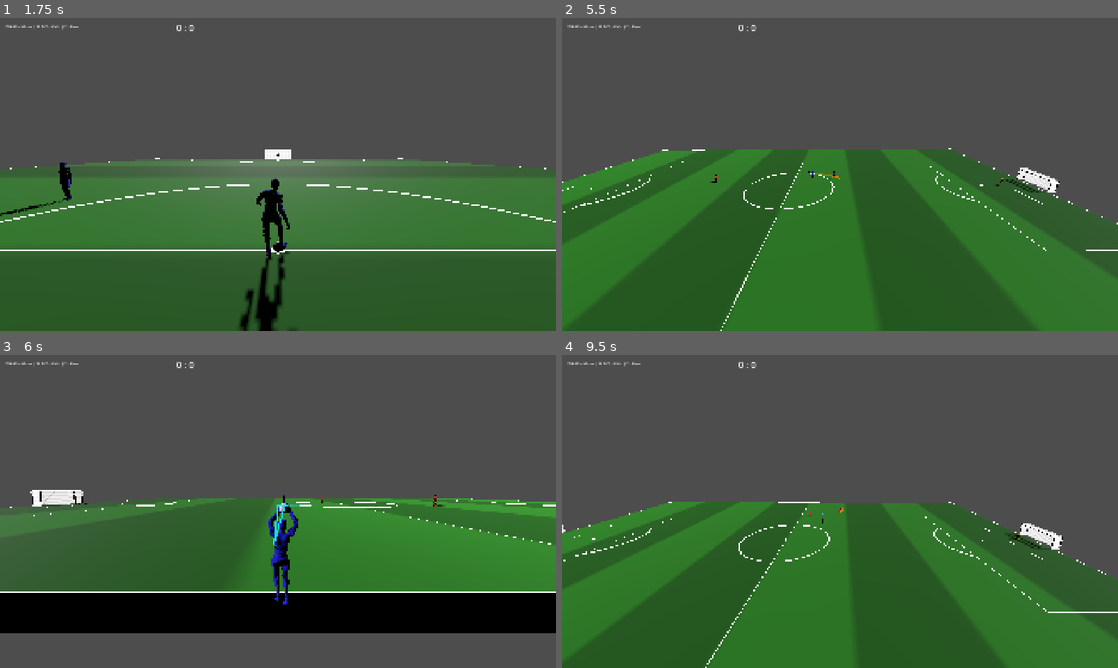
Above: before the commit, frames 1-4 (two rows, left to right).
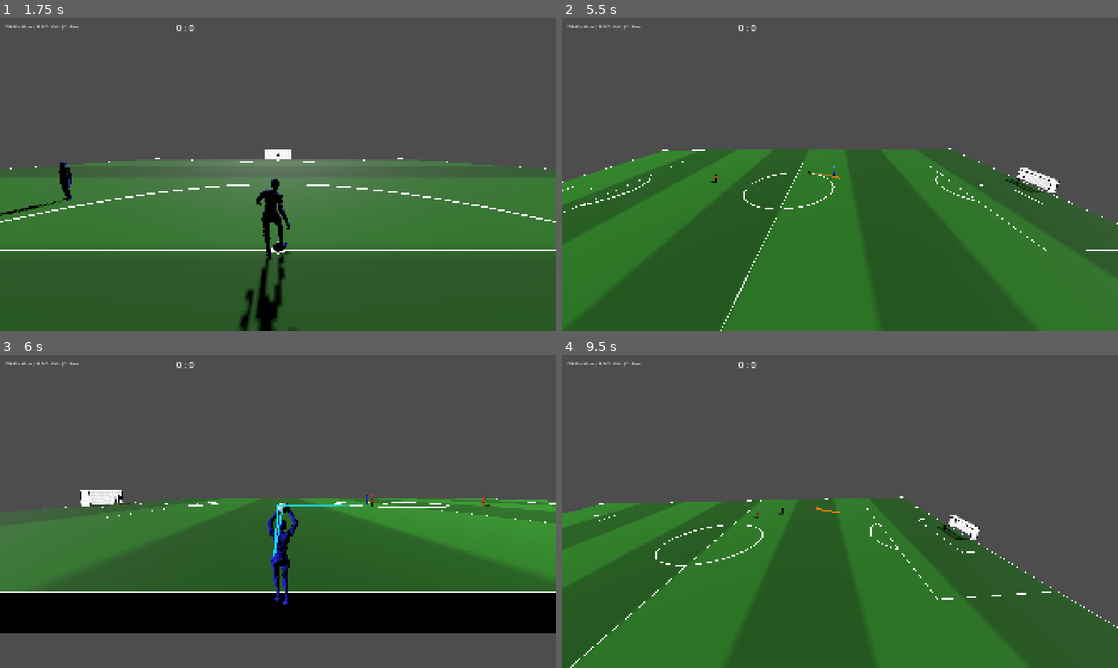
Above: after the commit, the same moments.

Repository: Churikov0112/open_football
Game: Godot game, scene res://scenes/main_menu.tscn
The game is run twice, just before and just after one commit, with the same random seed, the same clock (stepped at 60 frames per second) and the same inputs.
Inputs (mouse positions are in pixels of both pictures, inside the frame that each line leads up to):
- Up to frame 1 (1.75 s): click "Start Match" at 0.5 s; tap Enter at 1.25 s; move the mouse to (250, 237) at 1.27 s; hold Up (move_forward) from 1.28 s (still down); hold D (kick) from 1.28 s (still down); click (250, 237) at 1.42 s; tap X (pass_short) at 1.55 s
- Up to frame 2 (5.5 s): release Up (move_forward) at 2 s; release D (kick) at 2 s; drag from (1006, 221) to (812, 237) at 2.02 s; move the mouse to (673, 127) at 2.77 s; hold L (foot_left) 2.78-3.5 s; tap 1 (camera_broadcast) at 2.85 s; tap X (pass_short) at 3.05, 4.55 s; drag from (867, 174) to (673, 127) at 3.52 s; tap Space at 4.25 s; move the mouse to (756, 96) at 4.27 s; hold Down (move_back) 4.28-5 s; hold E (combo_curl) 4.28-5 s; drag from (962, 158) to (756, 96) at 5.02 s
- Up to frame 3 (6 s): move the mouse to (166, 527) at 5.77 s; hold Up (move_forward) from 5.78 s (still down); tap T (corner_call) at 5.85 s; click (166, 527) at 5.92 s
- Up to frame 4 (9.5 s): tap X (pass_short) at 6.05, 7.55, 9.05 s; release Up (move_forward) at 6.5 s; drag from (895, 442) to (728, 527) at 6.52 s; move the mouse to (812, 574) at 7.27 s; hold R (foot_right) 7.28-8 s; tap B (keeper_clear_directed) at 7.35 s; drag from (1006, 558) to (812, 574) at 8.02 s; move the mouse to (673, 464) at 8.77 s; hold Down (move_back) from 8.78 s (still down); tap H (keeper_hand) at 8.85 s

Frame 1 is identical in both runs. In frame 2, less than 0.1% of the frame differs, in the area x 44-83%, y 47-54%; in frame 3, 17%; in frame 4, 43%, in the area x 0-100%, y 45-100%.

Commit message:
@ fix(keeper): пас на вратаря наводится/долетает но не отдаёт управление; вратарь не ныряет за пасом своих
Два регресса прошлого раунда:
1. Пас на A/вратаря "не давался": исключение вратаря из ActionExecutor._team_arrays убирало его
   из авто-аима — лоб летел не в него, а на charge-дистанцию. Откатил исключение (вратарь снова
   валидная ЦЕЛЬ, мяч наводится и долетает), а управление гейчу в fire_pass: получатель role_gk
   → controlled_player НЕ меняем (и begin_receiving/receive-assist пропускаем). Вратарь остаётся
   ИИ, сам бежит на мяч → OUTFIELD → авто-свап делает его controlled уже с мячом у ног.
2. Kickoff-дайв вернулся: детект удара в _position не проверял _is_own_backpass, и кикофф-пас
   назад (флаг note_pass_from) трактовался как удар (выход+нырок), т.к. дальний мяч (~50м) не
   проходил гейт близости backpass-блока. Теперь _is_own_backpass гейтит И danger (не выходит
   навстречу своему пасу), И сейв-реакцию (не реагирует/не ныряет). Сбор в ноги — когда мяч
   войдёт в радиус KEEPER_BACKPASS_COLLECT_RANGE.

Тест check_keeper_not_pass_target переписан под новый инвариант (fire_pass на вратаря не отдаёт
управление). Тесты not_pass_target/action_executor/backpass_outfield/backpass_loose/no_rush
зелёные; baseline чист.

Co-Authored-By: Claude Opus 4.8 <noreply@anthropic.com>
@

Diff:
--- a/scripts/ai/keeper_ai.gd
+++ b/scripts/ai/keeper_ai.gd
@@ -256,8 +256,10 @@
 		# (danger=0) — центр вратарской; выход навстречу — ТОЛЬКО против реального удара в створ,
 		# тем дальше, чем ближе мяч (danger растёт по близости). Без угрозы (пас своих/дриблинг
 		# рядом с боксом) вратарь НЕ рвётся вперёд — сидит на базовой глубине под углом на мяч.
+		# danger>0 (выход навстречу) — только на РЕАЛЬНУЮ угрозу. Пас/скидка/вынос СВОИХ (бэк-пас,
+		# в т.ч. кикофф-пас назад) — НЕ угроза: danger=0, вратарь остаётся на базовой глубине.
 		var danger := 0.0
-		if ball.is_flight() and _heading_at_goal():
+		if ball.is_flight() and _heading_at_goal() and not _is_own_backpass():
 			var dz_ball := absf(ball.global_position.z - goal_line_z)
 			danger = clampf(1.0 - dz_ball / FootballConstants.KEEPER_ALERT_DIST, 0.0, 1.0)
 		target = KeeperLogic.angle_position(ball.global_position, ball.linear_velocity, goal_line_z,
@@ -280,6 +282,12 @@
 	# shot_intercept для улетающего мяча вырождается в позицию мяча, is_on_target ложно даёт
 	# «в створе», и вратарь мгновенно ловит СВОЙ вынос обратно (петля ловля→вынос→ловля).
 	if not _heading_at_goal():
+		_reacting = false
+		return
+	# Пас/скидка/вынос СВОИХ (бэк-пас, кикофф-пас назад и т.п.) — это НЕ удар: НЕ реагируем сейв-
+	# рефлексом (никаких выходов навстречу и нырков за мячом своих). Сбор в ноги — отдельным
+	# путём (backpass-блок в _physics_process, когда мяч подойдёт в радиус KEEPER_BACKPASS_COLLECT_RANGE).
+	if _is_own_backpass():
 		_reacting = false
 		return
 	# Мяч уже пересёк линию (за спиной вратаря, в сетке) — не реагируем: иначе вратарь ловит
--- a/scripts/match/action_executor.gd
+++ b/scripts/match/action_executor.gd
@@ -172,17 +172,15 @@
 
 
 ## Позиции/скорости/узлы группы в параллельных массивах (индекс общий). Исключает except_node.
-## Вратарь (role_gk) исключён: авто-аим паса НЕ выбирает его получателем (иначе управление
-## отдавалось бы ему в полёте, и он стоял бы в воротах, пока мяч закатывается) — пас «на вратаря»
-## летит как помеченный бэк-пас, и вратарь-ИИ сам бежит на мяч, принимает в ноги → OUTFIELD, и
-## лишь ТОГДА авто-свап делает его controlled. Для перехвата соперником вратарь тоже не кандидат.
+## Вратарь ОСТАЁТСЯ кандидатом (мяч наводится и долетает до него) — но пас на вратаря НЕ отдаёт
+## ему управление в полёте (см. гейт role_gk в fire_pass): он остаётся ИИ, сам бежит на мяч,
+## принимает в ноги → OUTFIELD, и лишь ТОГДА авто-свап делает его controlled.
 func _team_arrays(group: StringName, except_node: Node) -> Dictionary:
 	var positions := PackedVector3Array()
 	var velocities := PackedVector3Array()
 	var nodes: Array[Node3D] = []
 	for n in get_tree().get_nodes_in_group(group):
-		if n == except_node or not (n is CharacterBody3D) or not is_instance_valid(n) \
-				or n.is_in_group("role_gk"):
+		if n == except_node or not (n is CharacterBody3D) or not is_instance_valid(n):
 			continue
 		positions.append(n.global_position)
 		velocities.append(n.velocity)
@@ -307,14 +305,18 @@
 	# Метка намеренного паса команды (правило бэк-паса вратаря). Проставляется на мяч в момент
 	# реального launch (fallback ниже И on_action_contact) — не здесь, т.к. мяч ещё у ног.
 	_pending_pass_team = &"team_1" if player.is_in_group("team_1") else &"team_2"
-	# Передать управление принимающему сразу.
-	if receiver != null:
+	# Передать управление принимающему сразу — КРОМЕ вратаря: пас на вратаря наводится и долетает
+	# до него, но управление ему НЕ отдаём (иначе он «выбран» и стоит в воротах, мяч закатывается).
+	# Вратарь остаётся ИИ, сам бежит на мяч (помеченный бэк-пас), принимает в ноги → OUTFIELD, и
+	# лишь ТОГДА авто-свап делает его controlled. begin_receiving/receive-assist ему тоже не нужны.
+	var recv_is_keeper: bool = receiver != null and receiver.is_in_group("role_gk")
+	if receiver != null and not recv_is_keeper:
 		_manager.controlled_player = receiver
 		_manager._sync_ai_controllers()
 		_manager._manual_swap_cooldown = 30
-	if receiver != null and receiver != _manager.controlled_player and _manager._ai_of(receiver).has_method(&"begin_receiving"):
+	if receiver != null and not recv_is_keeper and receiver != _manager.controlled_player and _manager._ai_of(receiver).has_method(&"begin_receiving"):
 		_manager._ai_of(receiver).begin_receiving(launch_vel, params.extra_lead)
-	if receiver != null and receiver == _manager.controlled_player:
+	if receiver != null and not recv_is_keeper and receiver == _manager.controlled_player:
 		_manager.begin_pass_receive(receiver)
 	if params.is_wall and is_instance_valid(player) and _manager._ai_of(player).has_method(&"begin_give_and_go"):
 		if receiver != null:
--- a/tests/check_keeper_not_pass_target.gd
+++ b/tests/check_keeper_not_pass_target.gd
@@ -1,30 +1,34 @@
 extends SceneTree
-## Вратарь НЕ кандидат авто-аима паса (ActionExecutor._team_arrays исключает role_gk): пас «на
-## вратаря» не отдаёт ему управление в полёте — он остаётся ИИ, сам бежит на мяч, принимает в
-## ноги, и лишь тогда авто-свап делает его controlled.
+## Пас НА вратаря наводится/долетает, но НЕ отдаёт ему управление (гейт role_gk в fire_pass):
+## вратарь остаётся ИИ (controlled_player НЕ становится вратарём), сам соберёт мяч в ноги позже.
 var _mm; var _f := 0
 func _initialize() -> void:
 	_mm = load("res://scenes/match.tscn").instantiate(); root.add_child(_mm)
 	physics_frame.connect(_tick)
 func _tick() -> void:
 	_f += 1
-	if _f < 5:
+	if _f < 8:
 		return
-	var ax = _mm.get(&"_action_executor")
+	_mm.set_kickoff_active(false)
 	var keeper = _mm._team_home.keeper()
-	var field = null
+	var passer = _mm.controlled_player
+	if keeper == null or passer == null:
+		print("CHECK FAIL: нет keeper/passer"); quit(1); return
+	# Прочих полевых team_1 — далеко, чтобы select_target выбрал ИМЕННО вратаря.
 	for n in _mm.get_tree().get_nodes_in_group("team_1"):
-		if not n.is_in_group("role_gk"):
-			field = n; break
-	if ax == null or keeper == null or field == null:
-		print("CHECK FAIL: нет executor/keeper/field"); quit(1); return
-	var arr: Dictionary = ax._team_arrays(&"team_1", field)
-	var nodes: Array = arr["nodes"]
-	if keeper in nodes:
-		print("CHECK FAIL: вратарь В кандидатах паса team_1"); quit(1); return
-	if nodes.is_empty():
-		print("CHECK FAIL: кандидаты паса пусты (ожидались полевые)"); quit(1); return
-	for n in nodes:
-		if n.is_in_group("role_gk"):
-			print("CHECK FAIL: role_gk среди кандидатов: ", n); quit(1); return
-	print("CHECK PASS: keeper excluded from pass-target candidates"); quit(0); return
+		if n != passer and not n.is_in_group("role_gk"):
+			n.global_position = Vector3(100, 0.5, 100)
+	# Пасующий — в 15 м перед вратарём, мяч ему в ноги, прицел строго на вратаря.
+	var into: float = signf(-keeper.brain().goal_line_z)
+	passer.global_position = keeper.global_position + Vector3(0, 0, into * 15.0)
+	var ball = _mm.ball
+	ball.global_position = passer.global_position + Vector3(0, 0.1, 0)
+	ball.set_dribbler(passer, true)
+	var aim: Vector3 = keeper.global_position - passer.global_position
+	aim.y = 0.0
+	var pass_short: int = MatchManager.ChargeAction.PASS_SHORT
+	_mm._action_executor.fire_pass(pass_short, passer, 0.7, aim.normalized())
+	# Управление НЕ должно уйти на вратаря (гейт role_gk).
+	if _mm.controlled_player == keeper:
+		print("CHECK FAIL: пас на вратаря отдал ему управление"); quit(1); return
+	print("CHECK PASS: pass to keeper does not hand control (keeper stays AI)"); quit(0); return
